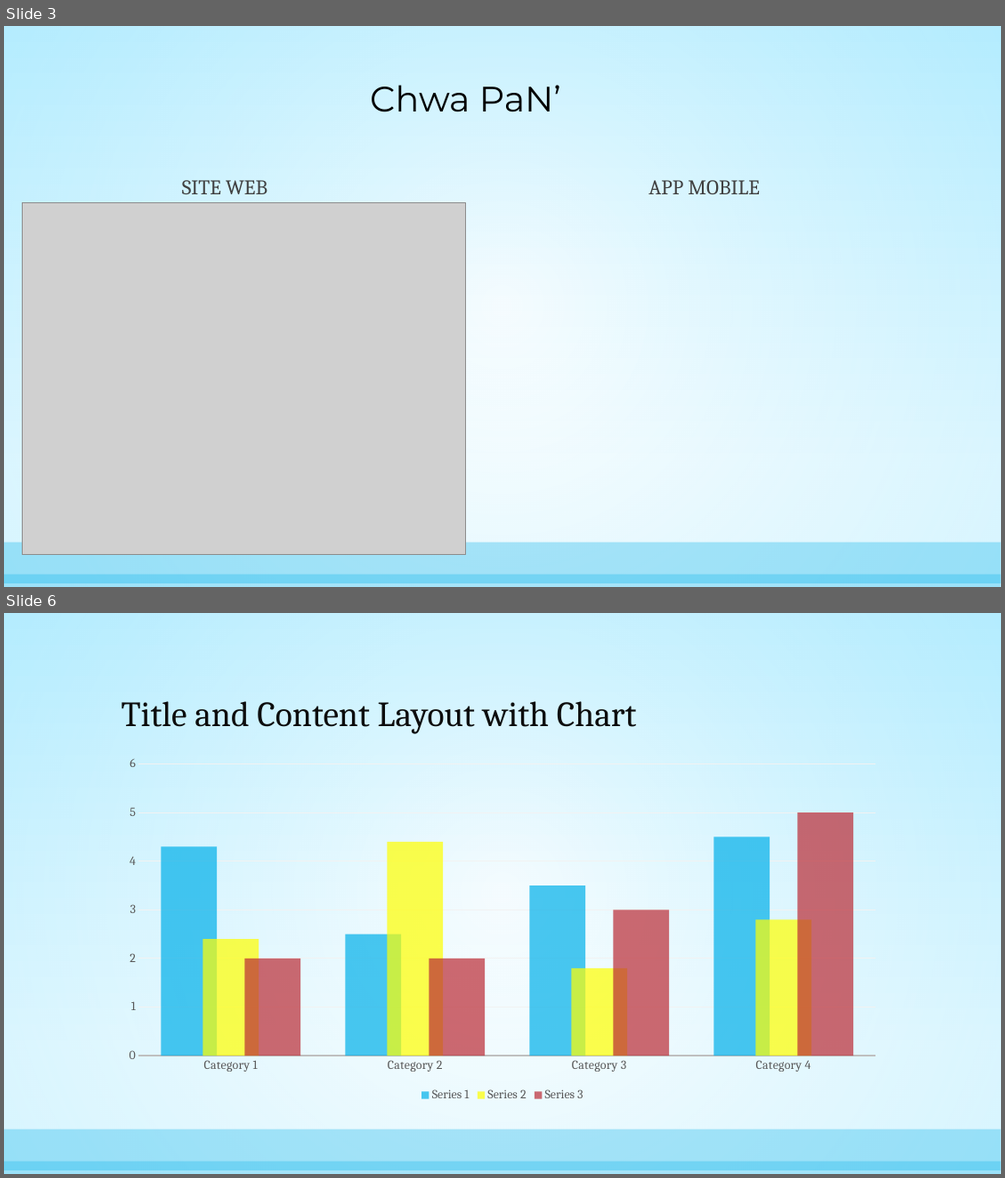
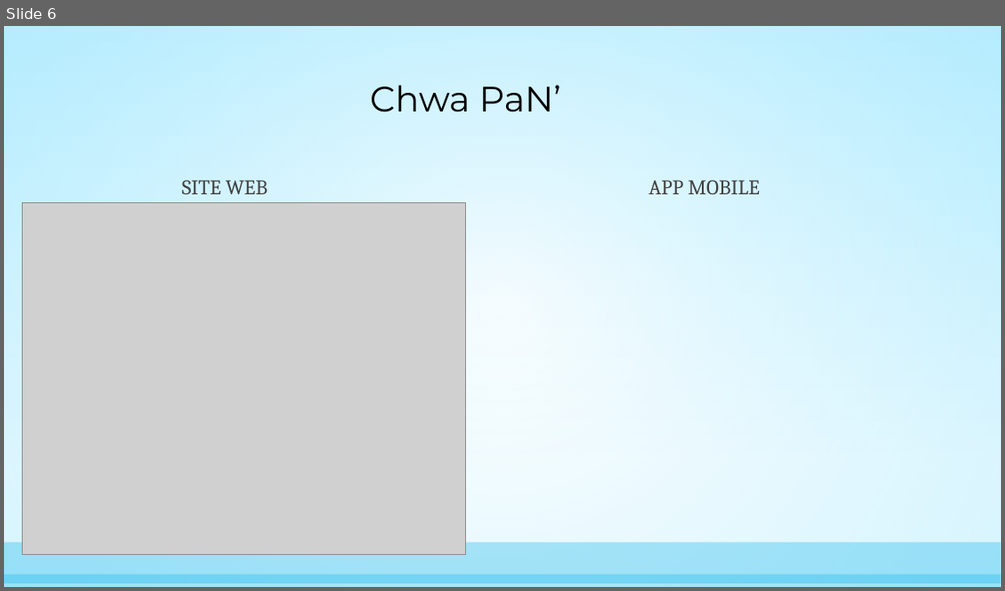
Before and after one commit to LysAMa/womenHackathon, a slide deck: Presentation/Chwa PaN’ - presentation.pptx. Shown one above the other, each under a label of ours: slides 3 and 6 before the commit, slide 6 after it; the slides between them are not shown. The pictures are 1005x1178 and 1005x591 pixels, drawn with LibreOffice and Linux fonts; fonts in the diff are those of the drawing; grey boxes stand for pictures. Boxes give left, top, right and bottom in pixels: in the first picture for what was removed or moved away, otherwise in the second. Text is boxed around its words. In the diff, an @@ line names an element or a change of style, - is before the commit and + after.

```diff
--- a/Presentation/Chwa PaN’ - presentation.pptx
+++ b/Presentation/Chwa PaN’ - presentation.pptx
@@ slide 6 removed at (4, 613, 1001, 1174), background gradient #C8F1FF to #FFFFFF; not listed: 3 template elements that a slide beside it also shows @@
@@ title removed at (121, 701, 637, 734) @@
-Title and Content Layout with Chart
@@ column chart removed at (114, 750, 891, 1105) @@
-categories: Category 1, Category 2, Category 3, Category 4
-Series 1: 4.3, 2.5, 3.5, 4.5
-Series 2: 2.4, 4.4, 1.8, 2.8
-Series 3: 2, 2, 3, 5
@@ what was slide 3 is now slide 6 @@
```
Also in this commit, not shown: 1 slide changed, 11 slides added, 5 other slides removed, 1 other file.
